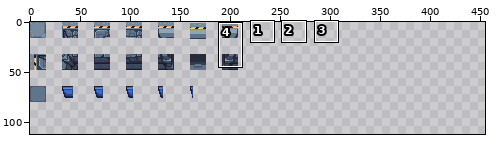
Pixel-art file, stored at game/code/assets/art/tileset/aseprite/tileset.aseprite. The first picture is a wide view before the edit; the outline marks the close-up.
Close-up. Before the commit:
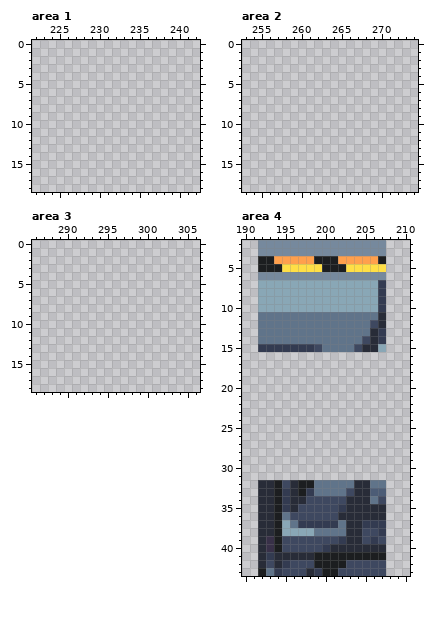
512x512 pixels, 1 frame. Shown: area 1: x 222..242, y 0..18; area 2: x 253..274, y 0..18; area 3: x 286..306, y 0..18; area 4: x 190..210, y 2..43. The wide view leaves out empty margins. The commit also changed other parts of the picture, which this record leaves out.
The result:
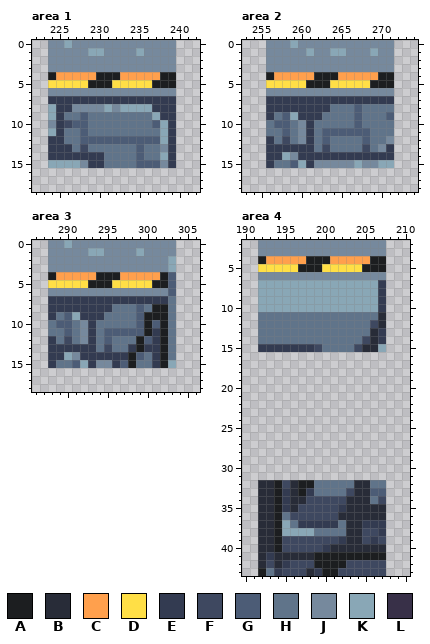
Palette (. is transparent): A #1c1e20  B #282c38  C #ffa04d  D #ffdf46  E #333b51  F #3e4860  G #4c5c76  H #60748a  J #76899d  K #89a7b6  L #383048
The exact change:
Changed rows in their new state; - is an unchanged pixel.
Area 1:
first column x 224:
 0 JJKJJJJJJJJJJJJJ
 1 JJJJJKKJJJJKJJJJ
 2 JJJJJJJJJJJJJJJJ
 3 JJJJJJJJJJJJJJJJ
 4 ACCCCCAAACCCCCAA
 5 DDDDDAAADDDDDAAA
 6 JJJJJJJJJJJJJJJJ
 7 EEEEEEEEEEEEEEEE
 8 KEEJJJJKJKKKKEEE
 9 KEHHGHHHHHHHHKEE
10 JEFGGHHHHHHHHGKE
11 KEHHGHHHHHHHHHKE
12 EEHHGGGGGGGGGGKE
13 EEEHFHHHHHHGHHJE
14 EEEEEEEHHHHGHHKE
15 KKKKJEEHHHHGGGJE
Area 2:
first column x 256:
 0 JJJKJJJJJJJJJJJJ
 1 JJJJJKJJKKJJJKJJ
 2 JJJJJJJJJJJJJJJJ
 3 JJJJJJJJJJJJJJJJ
 4 ACCCCCAAACCCCCAA
 5 DDDDDAAADDDDDAAA
 6 JJJJJJJJJJJJJJJJ
 7 EEEEEEEEEEEEEEEE
 8 EEEEEEEEHHHGHHHH
 9 EHGKEEEHHHHGHHHG
10 HGGHJEHHHHHGHHHH
11 HHGHJEHGGGGGGHHH
12 EHFHJEHGHHHHGHHJ
13 EEEEEEHFHHHHFHJE
14 EEKJEEEEEEEEEEEE
15 EHHGKEJJJJJKJJKK
Area 3:
first column x 288:
 0 JJKJJJJJJJJJJJJJ
 1 JJJJJKKJJJJKJJJJ
 2 JJJJJJJJJJJJJJJK
 3 JJJJJJJJJJJJJJJK
 4 ACCCCCAAACCCCCAG
 5 DDDDDAAADDDDDAAG
 6 JJJJJJJJJJJJJJJG
 7 EEEEEEEEEEEEEEEH
 8 EEEEEEEEHHHGHAAH
 9 EHGKEEEHHHHGAAAH
10 HGGHJEHHHHHGAGAH
11 HHGHJEHGGGGGAEAH
12 EHFHJEHGHHHAGEAH
13 EEEEEEHFHHEAEEAH
14 EEKJEEEEEEAGHEAH
15 EHHGKEJJEGAHHEAK
Area 4:
first column x 192:
 4 -C----A--C----A-
 5 DDD--AAADDD--AAA
first column x 193:
39 B
40 B
Changed places in both close-ups, as pixel boxes (x1, y1, x2, y2):
added: (48, 40, 176, 168)
added: (266, 40, 394, 168)
added: (48, 240, 176, 368)
changed: (258, 256, 386, 272)
changed: (266, 536, 274, 552)
